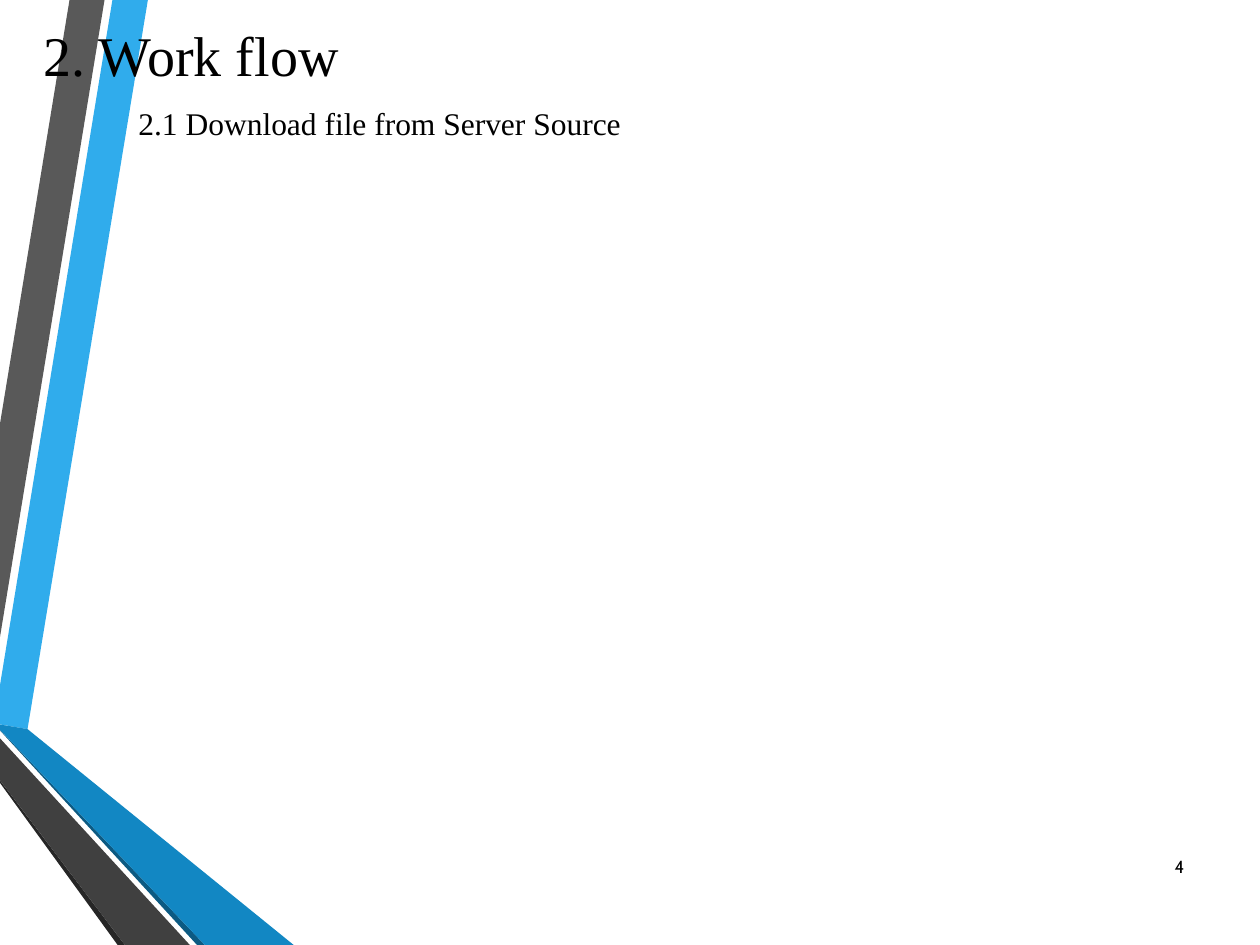
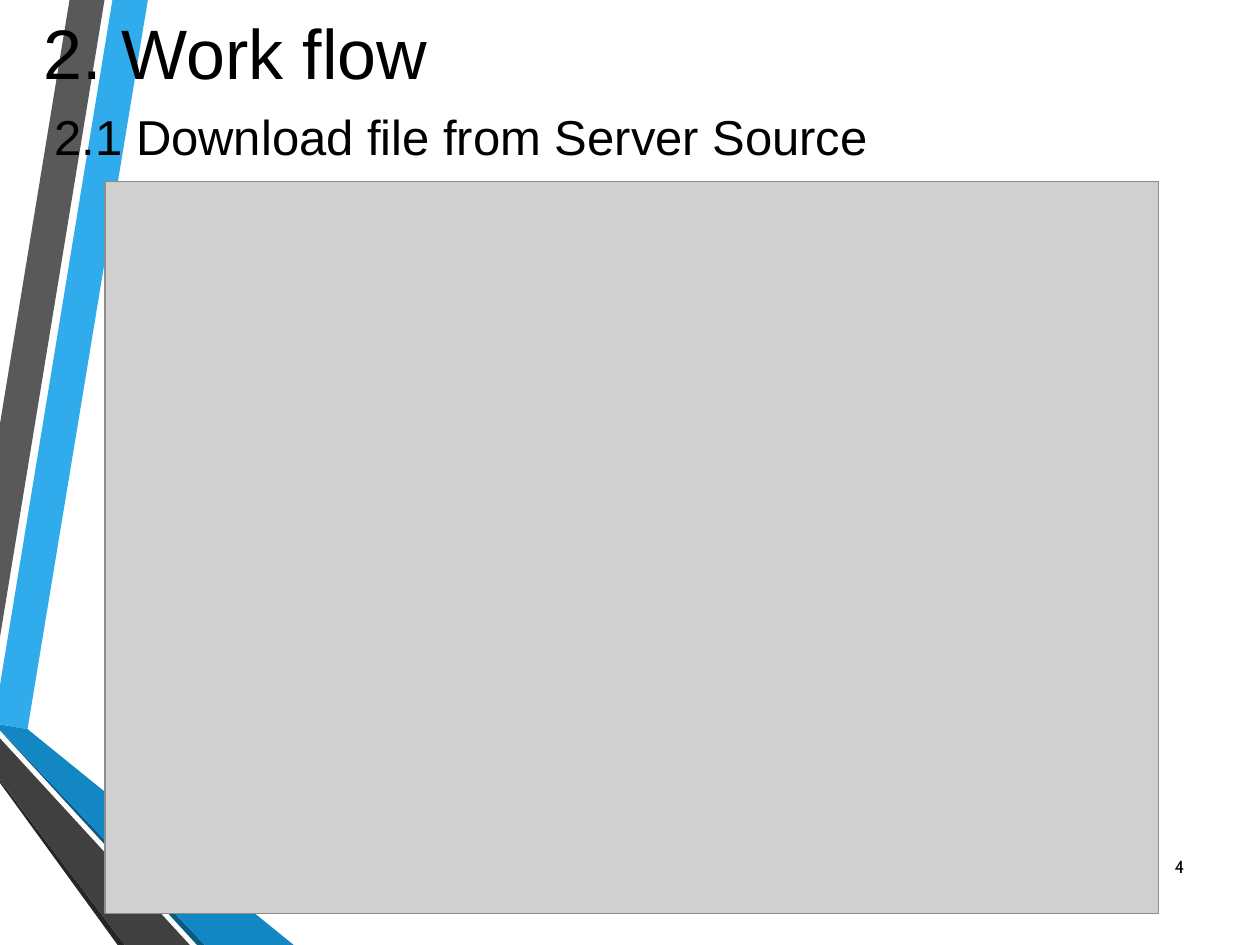
Before and after one commit to ThanhHiep1998/Data-Warehouse-2020_chieu_nhom-15, a slide deck: slide 4 of DataWarehouse_2020_chieu_nhom15.pptx. Drawn at 1260x945 pixels with LibreOffice and Linux fonts; fonts in the diff are those of the drawing; grey boxes stand for pictures; background and template pictures are left out. Boxes give left, top, right and bottom in pixels: in the first picture for what was removed or moved away, otherwise in the second. Text is boxed around its words. In the diff, an @@ line names an element or a change of style, - is before the commit and + after.

```diff
--- a/DataWarehouse_2020_chieu_nhom15.pptx
+++ b/DataWarehouse_2020_chieu_nhom15.pptx
@@ text "2. Work flow" moved from (x1=44, y1=33, x2=339, y2=87) to (x1=44, y1=23, x2=427, y2=92) @@
@@ text "2. Work flow" at (x1=44, y1=23, x2=427, y2=92): size 32 to 40 pt, font Times New Roman to Arial @@
@@ text "2.1 Download file from Server ..." moved from (x1=138, y1=113, x2=620, y2=136) to (x1=54, y1=116, x2=868, y2=165) @@
@@ text "2.1 Download file from Server ..." at (x1=54, y1=116, x2=868, y2=165): size 18 to 28 pt, font Times New Roman to Arial @@
@@ picture added at (x1=105, y1=181, x2=1158, y2=914) @@
```
Also in this commit, not shown: 2 other slides changed, 1 slide added.
